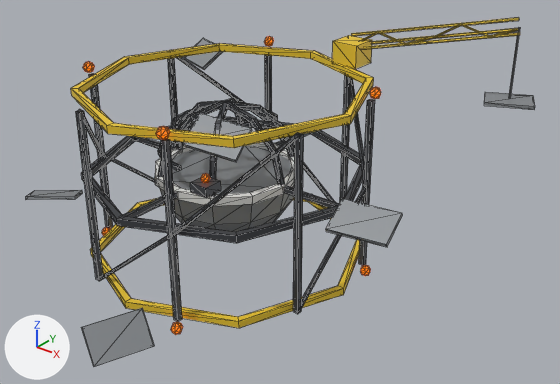
One commit to the glTF model godot/assets/stations/build_site.glb: the scene before it, then after it.
Before and after are seen from a 50 mm lens placed at (1.562, -1.725, 0.97), pointed at (0.149, 0.042, -0.125). The lights are fixed; the arrows at lower left show +X, +Y and +Z. The older version comes first. Mesh edges are drawn as thin lines. Vertices at exactly the same position are counted once.

The older version as bpy lines, for what is in view:
```python
me_build_site = bpy.data.meshes.new('build_site')
me_build_site.from_pydata(...)  # 901 vertices, 1558 faces; spans x -0.721..0.721, y -0.738..0.738, z -0.398..0.398
# faces by material slot: [178, 96, 664, 248, 12, 360]
me_build_site.materials.append(mat_hull)  # grey #9ba0a4
me_build_site.materials.append(mat_accent)  # white #e7e7e5
me_build_site.materials.append(mat_hulldark)  # dark grey #4d5055
me_build_site.materials.append(mat_hazard)  # yellow #edc830
me_build_site.materials.append(mat_container)  # orange #b38161
me_build_site.materials.append(mat_glow)  # orange #bc4500, glowing orange #ff6100
ob_build_site = bpy.data.objects.new('build_site', me_build_site)
ob_build_site.location = (0.0, 0.0, 0.0)
```
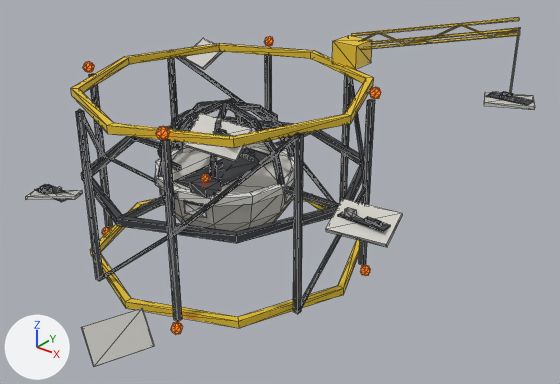
Boxes [x1, y1, x2, y2] around the edits, measured in the pictures (560 x 384 px):
part 1 of me_build_site, added: after [174, 147, 273, 188]
part 2 of me_build_site, added: after [216, 161, 223, 169]
part 3 of me_build_site, added: after [244, 151, 255, 158]
part 4 of me_build_site, added: after [338, 213, 390, 232]
part 5 of me_build_site, added: after [365, 217, 381, 226]
part 6 of me_build_site, added: after [35, 184, 68, 202]
part 7 of me_build_site, added: after [40, 184, 53, 193]
part 8 of me_build_site, added: after [486, 92, 533, 105]
part 9 of me_build_site, added: after [344, 207, 357, 218]
part 10 of me_build_site, added: after [54, 187, 62, 193]
part 11 of me_build_site, added: after [160, 191, 207, 218]
part 12 of me_build_site, added (mostly hidden): after [285, 186, 294, 204]
part 13 of me_build_site, recoloured: [26, 27, 535, 366] in both

What changed in the scene script:
```text
Add mat_shippanel:
    mat_shippanel = principled_material('ShipPanel')
    mat_shippanel.base_color = (0.46, 0.46, 0.44)  # grey #b5b5b1
    mat_shippanel.metallic = 0.2
    mat_shippanel.roughness = 0.58
Add mat_shiphull:
    mat_shiphull = principled_material('ShipHull')
    mat_shiphull.base_color = (0.64, 0.63, 0.59)  # light grey #d1d0ca
    mat_shiphull.metallic = 0.15
    mat_shiphull.roughness = 0.58
Change me_build_site:
    used by ob_build_site; location = (0.0, 0.0, 0.0)
    remove me_build_site.from_pydata(...)  # 901 vertices, 1558 faces; spans x -0.721..0.721, y -0.738..0.738, z -0.398..0.398
    add me_build_site.from_pydata(...)  # 1181 vertices, 1978 faces; spans x -0.721..0.721, y -0.738..0.738, z -0.398..0.398
    me_build_site part 1: a new loose piece, a box spanning x -0.0945..0.0467, y -0.192..0.1611, z -0.0746..-0.0707, in mat_hulldark (dark grey #4d5055)
    me_build_site part 2: a new loose piece, a box spanning x -0.063..-0.048, y -0.047..-0.014, z -0.07..-0.056, in mat_hulldark (dark grey #4d5055)
    me_build_site part 3: a new loose piece, a box spanning x -0.045..-0.028, y 0.088..0.126, z -0.07..-0.059, in mat_hulldark (dark grey #4d5055)
    me_build_site part 4: a new loose piece, a box spanning x 0.534..0.6745, y -0.194..-0.1556, z 0.0092..0.0131, in mat_hulldark (dark grey #4d5055)
    me_build_site part 5: a new loose piece, a box spanning x 0.6111..0.6535, y -0.1816..-0.1676, z 0.0135..0.0224, in mat_hulldark (dark grey #4d5055)
    me_build_site part 6: a new loose piece, a box spanning x -0.6963..-0.546, y -0.3099..-0.2522, z -0.2415..-0.2376, in mat_hulldark (dark grey #4d5055)
    me_build_site part 7: a new loose piece, a box spanning x -0.679..-0.636, y -0.297..-0.275, z -0.237..-0.224, in mat_hulldark (dark grey #4d5055)
    me_build_site part 8: a new loose piece, a box spanning x 0.5563..0.6978, y 0.63..0.6798, z 0.1274..0.1314, in mat_hulldark (dark grey #4d5055)
    me_build_site part 9: a new loose piece, a box spanning x 0.55..0.576, y -0.186..-0.166, z 0.013..0.03, in mat_shippanel (grey #b5b5b1)
    me_build_site part 10: a new loose piece, a box spanning x -0.62..-0.606, y -0.281..-0.258, z -0.237..-0.222, in mat_shippanel (grey #b5b5b1)
    me_build_site part 11: 32 vertices added at x -0.209..0.07, y -0.242..-0.144, z -0.138..-0.092
    me_build_site part 12: 16 vertices added at x 0.178..0.203, y 0.005..0.079, z -0.138..-0.092
    me_build_site part 13: 178 faces spanning x -0.721..0.721, y -0.738..0.738, z -0.355..0.366 switch from mat_hull (grey #9ba0a4) to mat_shiphull (light grey #d1d0ca)
    other edits to the shape of me_build_site do not show in these pictures
    add me_build_site.materials.append(mat_shippanel)  # grey #b5b5b1
```
